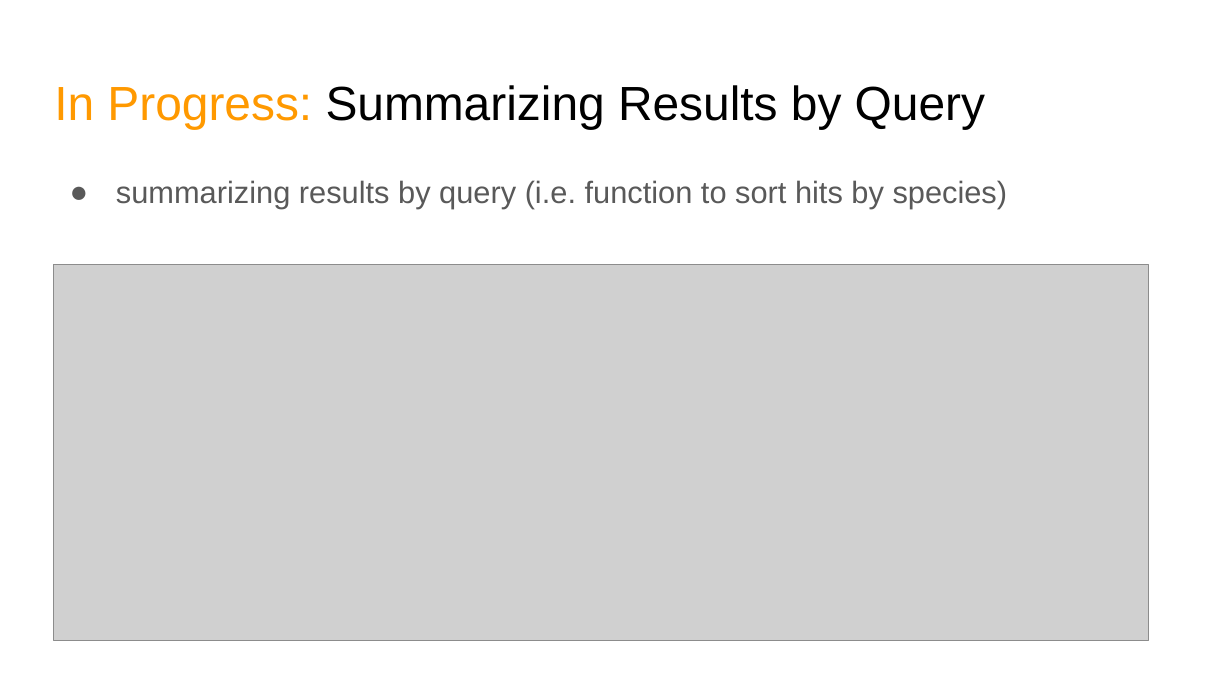
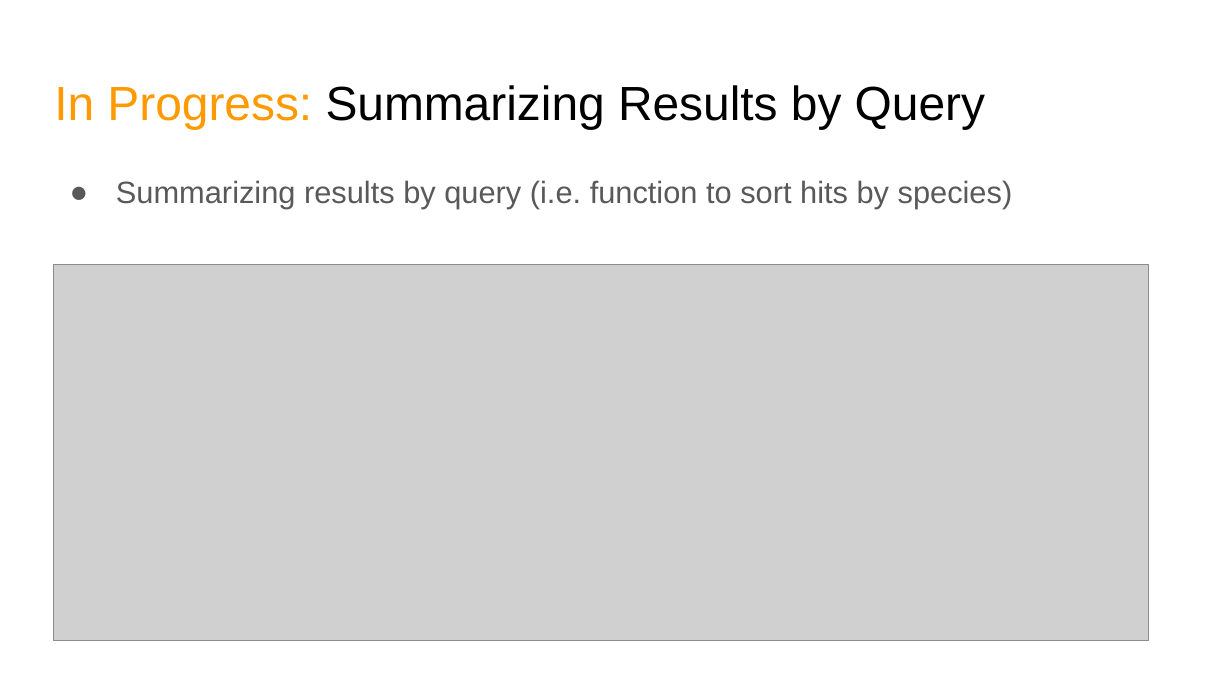
Before and after one commit to NCBI-Hackathons/Generating-a-Fungal-Index-for-the-SRA, a slide deck: slide 8 of presentations/Fungal Index - Final Team Report (2019-04-16).pptx. Drawn at 1232x693 pixels with LibreOffice and Linux fonts; fonts in the diff are those of the drawing; grey boxes stand for pictures. Boxes give left, top, right and bottom in pixels: in the first picture for what was removed or moved away, otherwise in the second. Text is boxed around its words. In the diff, an @@ line names an element or a change of style, - is before the commit and + after.

```diff
--- a/presentations/Fungal Index - Final Team Report (2019-04-16).pptx
+++ b/presentations/Fungal Index - Final Team Report (2019-04-16).pptx
@@ text at <box>116,180,1013,209</box>: text changed @@
-● summarizing results by query (i.e. function to sort hits by species)
+● Summarizing results by query (i.e. function to sort hits by species)
```
Also in this commit, not shown: 1 other slide changed.
